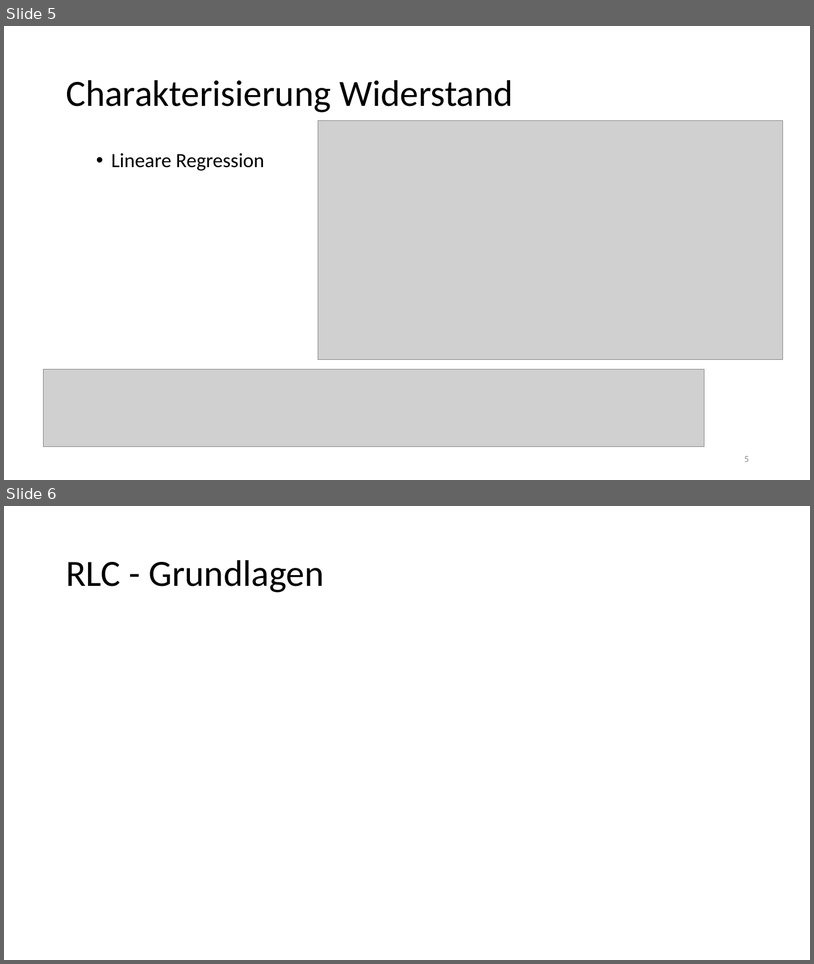
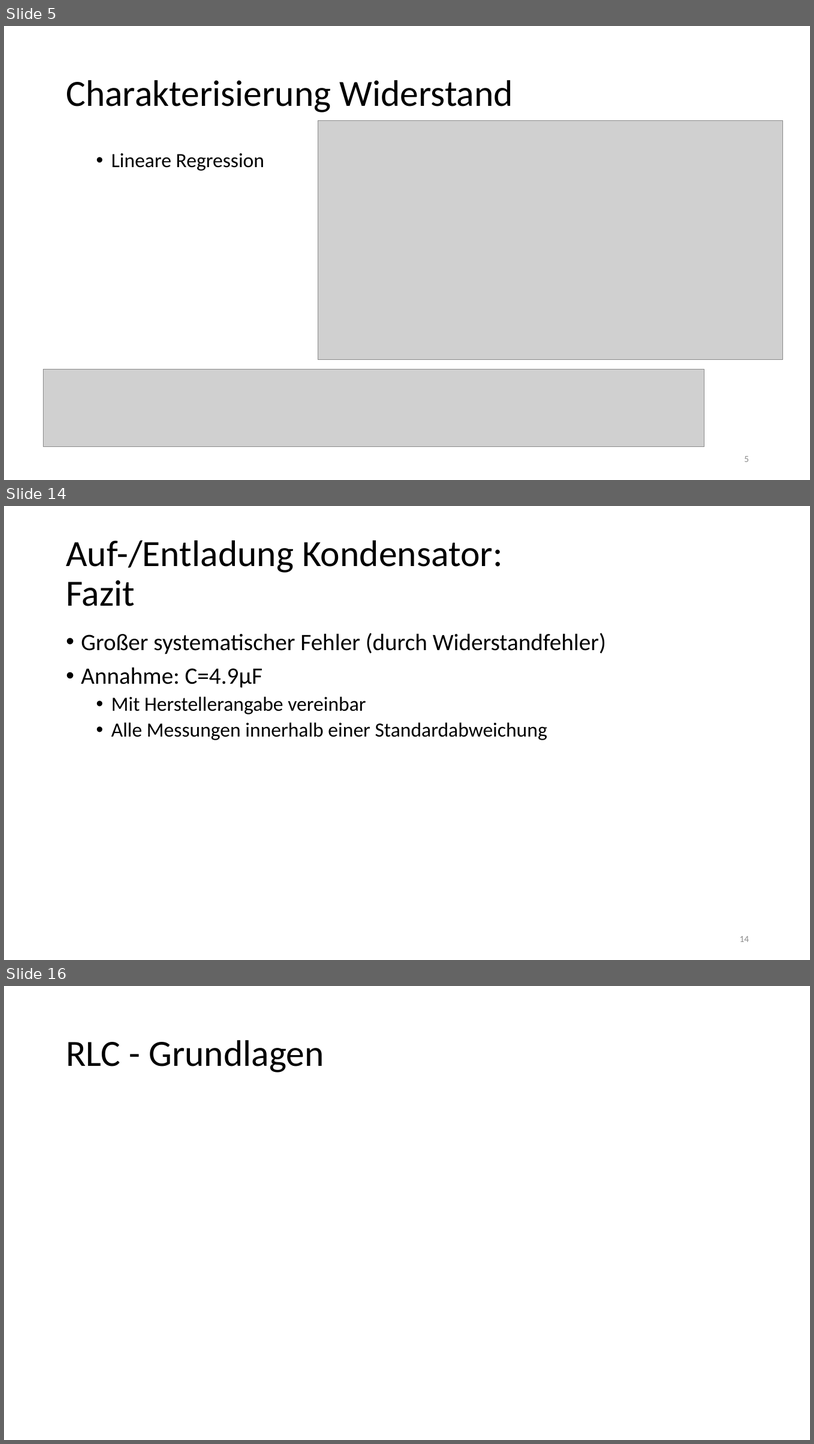
Before and after one commit to thewhitecat/grundpraktikum1, a slide deck: Elektronik/Elektronik.pptx. Shown one above the other, each under a label of ours: slides 5 and 6 before the commit, slides 5, 14 and 16 after it; the slides between them are not shown. The pictures are 814x964 and 814x1444 pixels, drawn with LibreOffice and Linux fonts; fonts in the diff are those of the drawing; grey boxes stand for pictures. Boxes give left, top, right and bottom in pixels: in the first picture for what was removed or moved away, otherwise in the second. Text is boxed around its words. In the diff, an @@ line names an element or a change of style, - is before the commit and + after.

```diff
--- a/Elektronik/Elektronik.pptx
+++ b/Elektronik/Elektronik.pptx
@@ slide 14 added at [4,506,810,960], background #FFFFFF @@
@@ title added at [66,540,503,606], 44 pt, text #000000 @@
+Auf-/Entladung Kondensator:
+Fazit
@@ text added at [81,633,606,740], 24 pt, text #000000 @@
+• Großer systematischer Fehler (durch Widerstandfehler)
+• Annahme: C=4.9µF
+  • Mit Herstellerangabe vereinbar
+  • Alle Messungen innerhalb einer Standardabweichung
@@ page number added at [740,936,750,942], 11 pt, text #8C8C8C @@
+14
@@ what was slide 6 is now slide 16 @@
```
Also in this commit, not shown: 2 slides changed, 14 other slides added.
